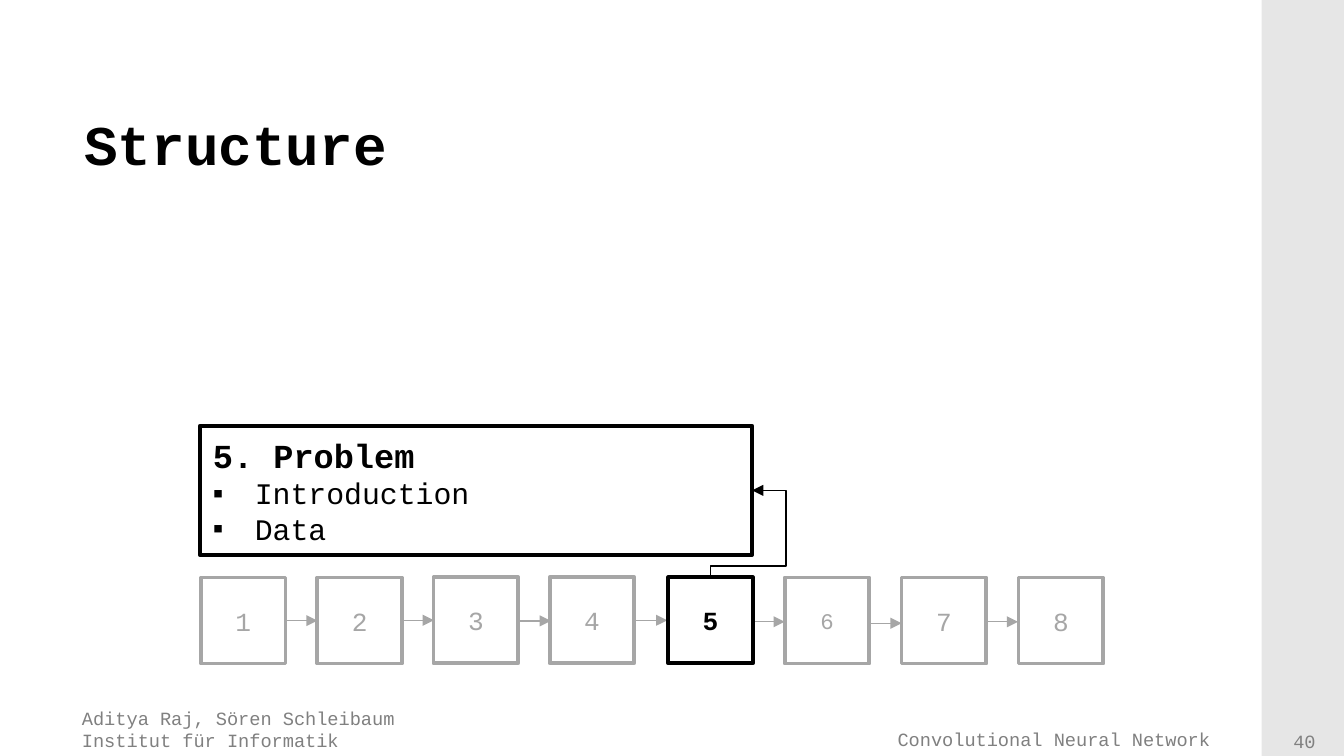
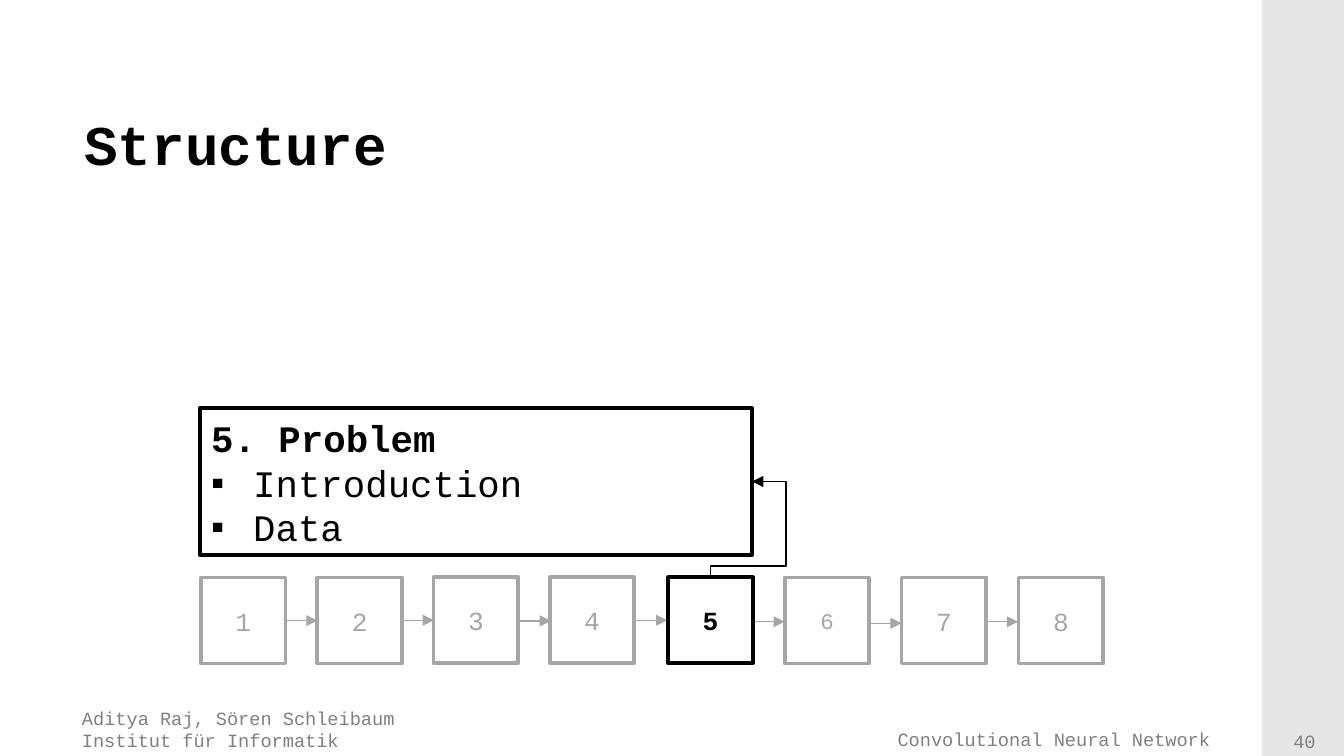
Before and after one commit to adityaraj52/ConvNet, a slide deck: slide 40 of Presentation/Final presentation/Presentation.pptx. Drawn at 1344x756 pixels with LibreOffice and Linux fonts; fonts in the diff are those of the drawing; background and template pictures are left out. Boxes give left, top, right and bottom in pixels: in the first picture for what was removed or moved away, otherwise in the second. Text is boxed around its words. In the diff, an @@ line names an element or a change of style, - is before the commit and + after.

```diff
--- a/Presentation/Final presentation/Presentation.pptx
+++ b/Presentation/Final presentation/Presentation.pptx
@@ text "5. Problem": place and size @@
-text "5. Problem" at (213,443,469,541)
+text "5. Problem" at (211,425,522,542)
@@ text "5. Problem" at (211,425,522,542): size 18 to 20 pt in "5. Problem"; size 16 to 20 pt in "Introduction", "Data" @@
@@ rectangle: place and size @@
-rectangle at (200,426,753,555)
+rectangle at (200,409,753,555)
@@ elbow arrow moved from (711, 578) - (753, 491) to (711, 578) - (753, 481) @@
```
Also in this commit, not shown: 42 other slides changed, 5 slides added, 1 other file.
